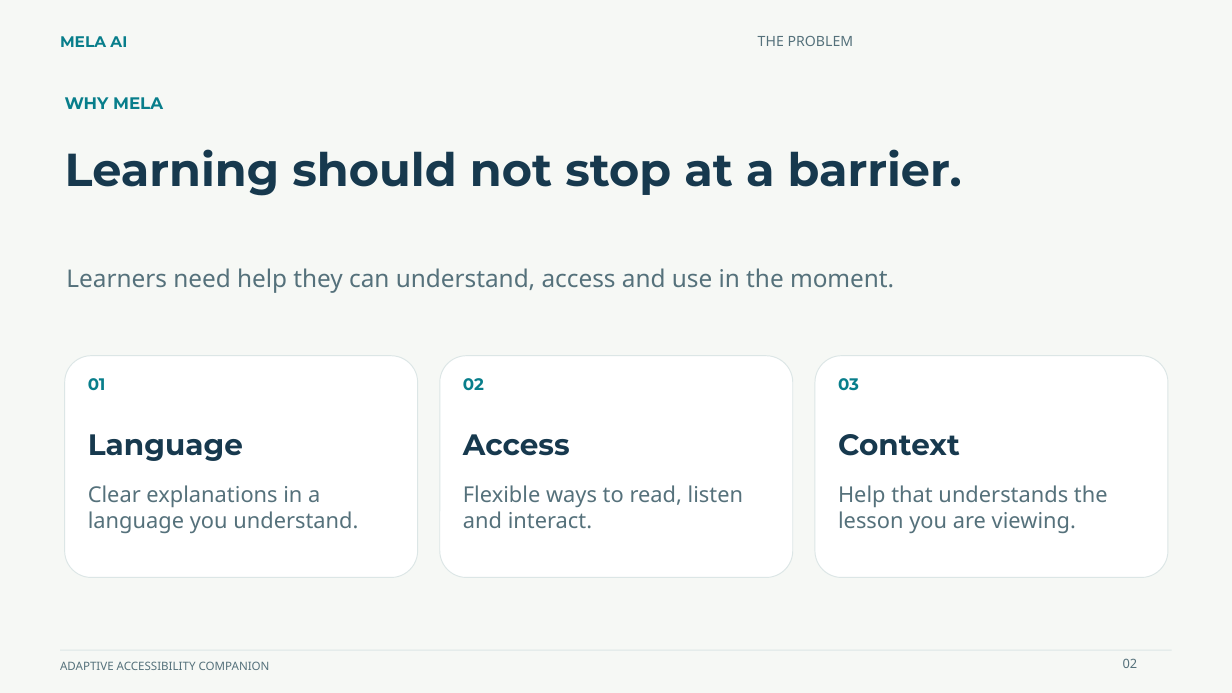
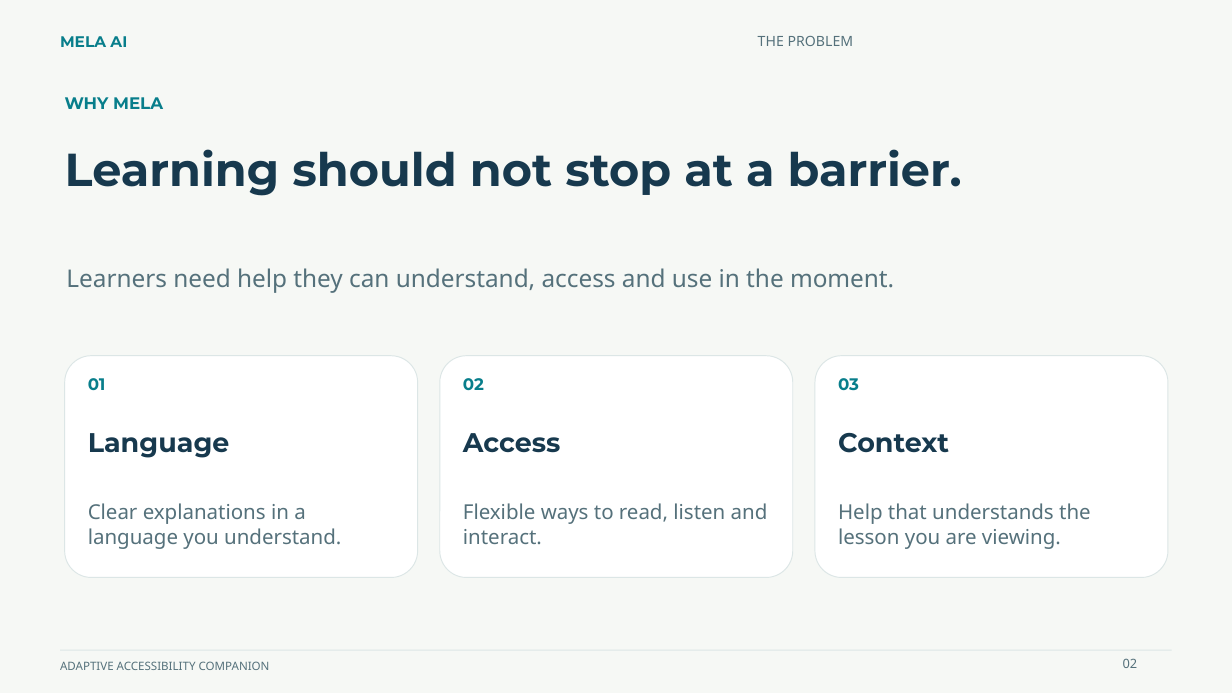
Before and after one commit to FuadTesfaye/mela-ai, a slide deck: slide 2 of docs/presentation/MELA-AI-Project-Overview.pptx. Drawn at 1232x693 pixels with LibreOffice and Linux fonts; fonts in the diff are those of the drawing. Boxes give left, top, right and bottom in pixels: in the first picture for what was removed or moved away, otherwise in the second. Text is boxed around its words. In the diff, an @@ line names an element or a change of style, - is before the commit and + after.

```diff
--- a/docs/presentation/MELA-AI-Project-Overview.pptx
+++ b/docs/presentation/MELA-AI-Project-Overview.pptx
@@ size 23 to 21 pt in 3 elements at box(88, 433, 230, 458), box(463, 433, 561, 453), box(838, 433, 949, 453) @@
@@ text "Clear explanations in a language ...": place and size @@
-text "Clear explanations in a language ..." at box(88, 485, 358, 533)
+text "Clear explanations in a language ..." at box(88, 503, 341, 549)
@@ text "Flexible ways to read, listen ...": place and size @@
-text "Flexible ways to read, listen ..." at box(463, 485, 743, 528)
+text "Flexible ways to read, listen ..." at box(463, 503, 768, 544)
@@ size 17 to 16 pt in 3 elements at box(88, 503, 341, 549), box(463, 503, 768, 544), box(838, 503, 1091, 549) @@
@@ text "Help that understands the lesson ...": place and size @@
-text "Help that understands the lesson ..." at box(838, 485, 1108, 533)
+text "Help that understands the lesson ..." at box(838, 503, 1091, 549)
```
Also in this commit, not shown: 3 other slides changed, 1 slide added, 1 slide removed, 21 other files.
